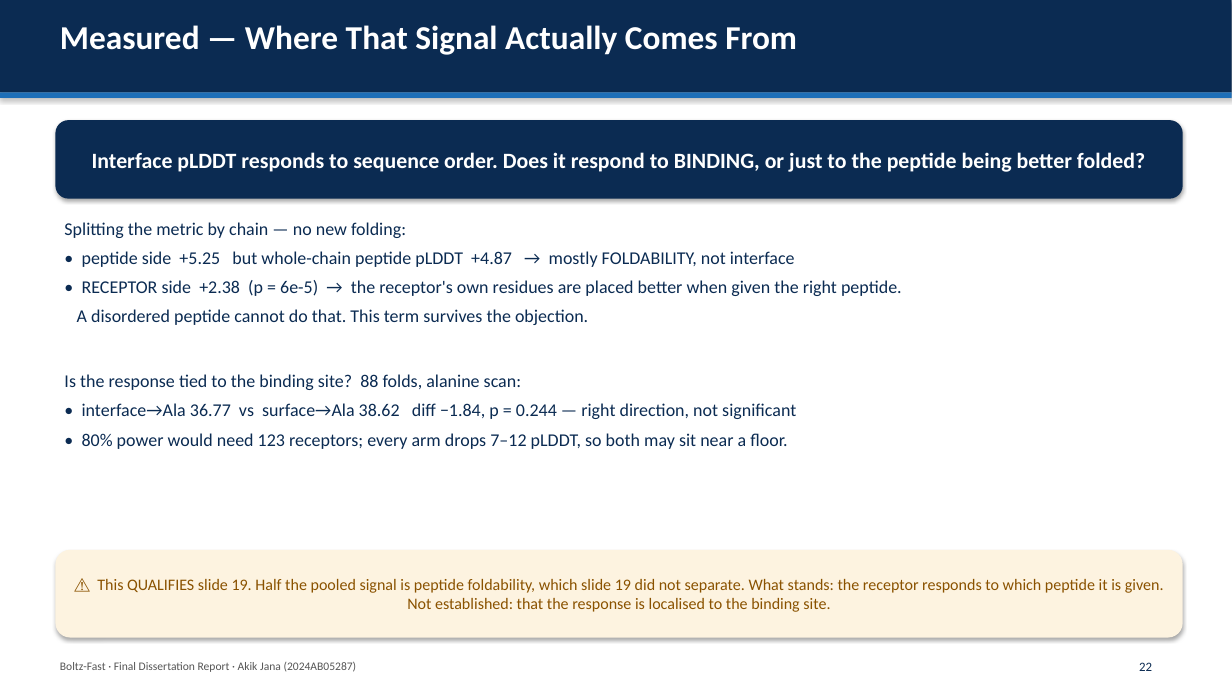
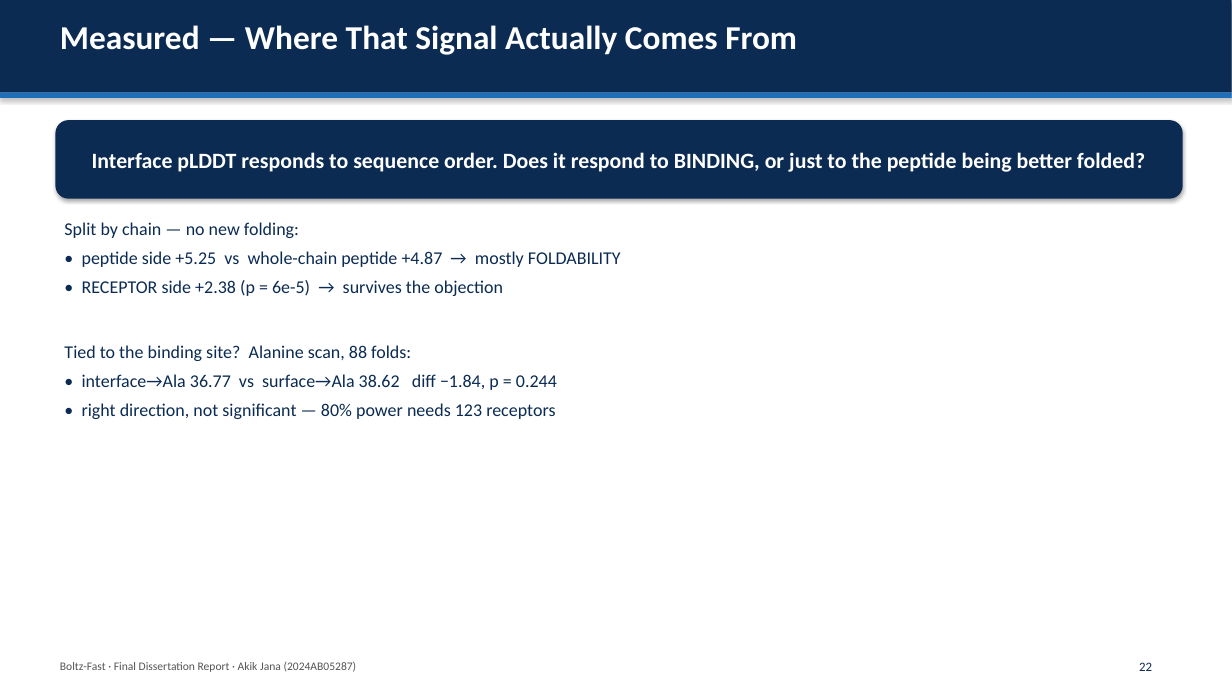
Before and after one commit to AkikJana/biomolecular-design-coreai, a slide deck: slide 22 of final_dissertation_presentation.pptx. Drawn at 1232x693 pixels with LibreOffice and Linux fonts; fonts in the diff are those of the drawing. Boxes give left, top, right and bottom in pixels: in the first picture for what was removed or moved away, otherwise in the second. Text is boxed around its words. In the diff, an @@ line names an element or a change of style, - is before the commit and + after.

```diff
--- a/final_dissertation_presentation.pptx
+++ b/final_dissertation_presentation.pptx
@@ text at [64, 222, 621, 419]: text changed @@
-Splitting the metric by chain — no new folding:
-• peptide side +5.25 but whole-chain peptide pLDDT +4.87 → mostly FOLDABILITY, not interface
-• RECEPTOR side +2.38 (p = 6e-5) → the receptor's own residues are placed better when given the right peptide.
-A disordered peptide cannot do that. This term survives the objection.
-Is the response tied to the binding site? 88 folds, alanine scan:
-• interface→Ala 36.77 vs surface→Ala 38.62 diff −1.84, p = 0.244 — right direction, not significant
-• 80% power would need 123 receptors; every arm drops 7–12 pLDDT, so both may sit near a floor.
+Split by chain — no new folding:
+• peptide side +5.25 vs whole-chain peptide +4.87 → mostly FOLDABILITY
+• RECEPTOR side +2.38 (p = 6e-5) → survives the objection
+Tied to the binding site? Alanine scan, 88 folds:
+• interface→Ala 36.77 vs surface→Ala 38.62 diff −1.84, p = 0.244
+• right direction, not significant — 80% power needs 123 receptors
@@ rounded rectangle removed at [55, 550, 1183, 638] @@
-⚠ This QUALIFIES slide 19. Half the pooled signal is peptide foldability, which slide 19 did not separate. What stands: the receptor responds to which peptide it is given. Not established: that the response is localised to the binding site.
```
Also in this commit, not shown: 15 other slides changed.
